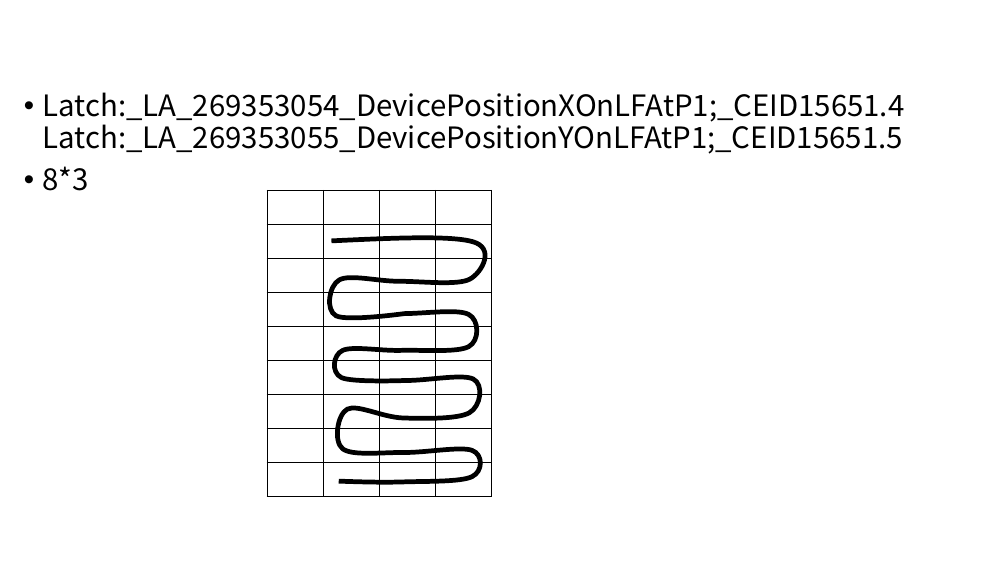
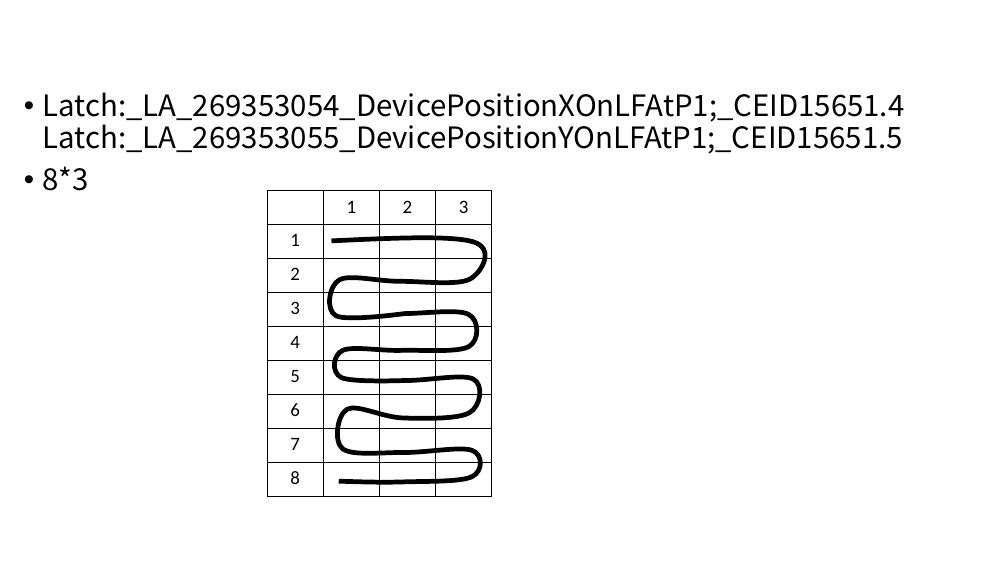
Before and after one commit to gitwetguy/FDC, a slide deck: slide 2 of FDC_note.pptx. Drawn at 1008x567 pixels with LibreOffice and Linux fonts; fonts in the diff are those of the drawing. Boxes give left, top, right and bottom in pixels: in the first picture for what was removed or moved away, otherwise in the second. Text is boxed around its words. In the diff, an @@ line names an element or a change of style, - is before the commit and + after.

Commit message:
update1

```diff
--- a/FDC_note.pptx
+++ b/FDC_note.pptx
@@ table at (x1=267, y1=191, x2=491, y2=497) @@
-row 1:  |  |  | 
+row 1:  | 1 | 2 | 3
-row 2, column 1: 
+row 2, column 1: 1
-row 3, column 1: 
+row 3, column 1: 2
-row 4, column 1: 
+row 4, column 1: 3
-row 5, column 1: 
+row 5, column 1: 4
-row 6, column 1: 
+row 6, column 1: 5
-row 7, column 1: 
+row 7, column 1: 6
-row 8, column 1: 
+row 8, column 1: 7
-row 9, column 1: 
+row 9, column 1: 8
```
Also in this commit, not shown: 1 other slide changed.
